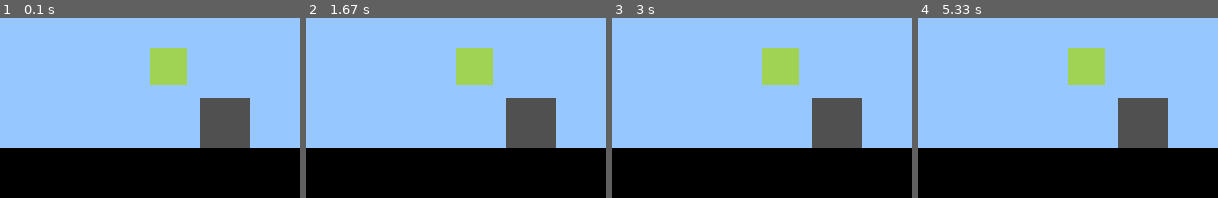
Above: before the commit, frames 1-4 (left to right).
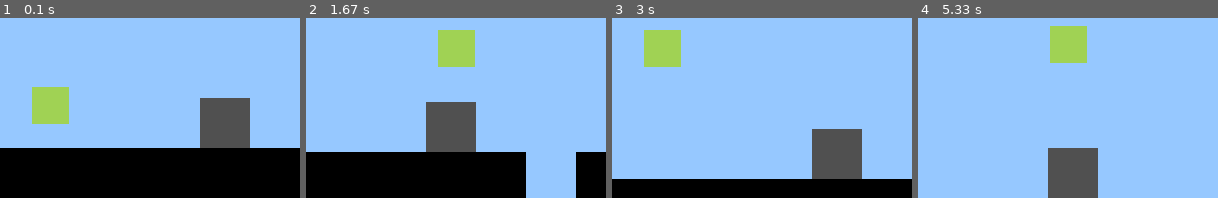
Above: after the commit, the same moments.

Repository: Death-by-pip/Simple-Pygame-Game
Game: pygame game, started from main.py
Same seed, same stepped clock (60 frames per second), same inputs: the game is played once before the commit and once after it.
Inputs:
- Up to frame 1 (0.1 s): no input
- Up to frame 2 (1.67 s): hold Right 0.33-0.8 s; hold Up 0.83-1.13 s; hold Right 1.17-1.63 s
- Up to frame 3 (3 s): hold Left 1.67-2.2 s; hold Left 2.23-2.63 s; hold Up from 2.67 s (still down)
- Up to frame 4 (5.33 s): release Up at 3.03 s; hold Right 3.07-3.7 s; hold Left 3.73-4.2 s; hold Right 4.23-4.7 s; hold Up 4.73-5.03 s; hold Right from 5.07 s (still down)

The runs differ from the first frame. In frame 1, 5.1% of the frame differs, in the area x 10-63%, y 16-59%; in frame 2, 19%; in frame 3, 25%; in frame 4, 36%, in the area x 0-100%, y 4-100%.

Commit message:
finished project

Diff:
--- a/levels/intro.txt
+++ b/levels/intro.txt
@@ -4,12 +4,12 @@
 [                                           /||              /|\    ]
 [                               /|||\      /|||     ##      /|||\   ]
 [ $  ~           &          & & ||:||     /||:|   &         ||@||   ]
-[###### ######  ######  # ###########################    ###########]
+[###### ######  ######  #  ##########################    ###########]
 zzz
-[                ####           #       ]
-[                    ~          #       ]
-[                   ###     ~  ~#       ]
-[            ###    ~      ######       ]
-[        ~         ##                   ]
-[ $     ####                         ~ >]
-[###                        ###    #####]
+[                    ####           #       ]
+[                        ~          #       ]
+[                       ###     ~  ~#       ]
+[                ###    ~      ######       ]
+[            ~         ##                   ]
+[ $         ####              #          ~ >]
+[#######                          ##   #####]
--- a/main.py
+++ b/main.py
@@ -5,7 +5,7 @@
 
 display_size = 6
 block_size = 50
-tick = 1
+tick = 20
 
 pygame.init()
 clock = pygame.time.Clock()
@@ -51,13 +51,14 @@
         self.deltay = 0
         self.x = 0
         self.y = 0
+        self.dead = False
 
     # def redefine_player(self,x,y):
     #     self.image = pygame.Surface((self.size*2, self.size*2), pygame.SRCALPHA)
     #     pygame.draw.rect(self.image, (160, 210, 80, 250), pygame.rect.Rect(0,0,self.size*2,self.size*2))
     #     self.rect = self.image.get_rect(center = (0,0))
 
-    def move(self, map_, moves, xspeed=2, jumpspeed=3, acceleration=-1.8, maxspeed=5):  # moves = [left, right, up]
+    def move(self, map_, moves, xspeed=4, jumpspeed=-10, acceleration=1, maxspeed=10):  # moves = [left, right, up]
         # keys = pygame.key.get_pressed()
         # print("")
         multiplier = block_size/tick
@@ -69,7 +70,7 @@
             self.deltax -= xspeed*multiplier
         if moves[2]:
             jump = True
-        self.y-=1
+        self.y+=1
         if "#" in self.get_collided(map_):
             if jump:
                 self.deltay = jumpspeed*multiplier
@@ -77,13 +78,13 @@
                 self.deltay = 0
         else:
             self.deltay += acceleration*multiplier
-        self.y+=1
-        if self.deltay>maxspeed*block_size:
-            self.deltay = maxspeed*block_size
-        elif self.deltay < -maxspeed*block_size:
-            self.deltay = -maxspeed*block_size
-        deltax = self.deltax
-        deltay = self.deltay
+        self.y-=1
+        if self.deltay>maxspeed*multiplier:
+            self.deltay = maxspeed*multiplier
+        elif self.deltay < -maxspeed*multiplier:
+            self.deltay = -maxspeed*multiplier
+        deltax = round(self.deltax)
+        deltay = round(self.deltay)
         while (deltax!=0 or deltay!=0):
             if deltax<0:
                 self.x -= 1
@@ -95,7 +96,7 @@
                 elif deltax>0:
                     self.x -= 1
                 deltax = 0
-            if deltax<0:
+            elif deltax<0:
                 deltax += 1
             elif deltax>0:
                 deltax -= 1
@@ -110,7 +111,7 @@
                 elif deltay>0:
                     self.y -= 1
                 deltay = 0
-            if deltay<0:
+            elif deltay<0:
                 deltay += 1
             elif deltay>0:
                 deltay -= 1
@@ -122,8 +123,12 @@
     def get_collided(self, map_):
         self.rect.center = (self.x, self.y)
         collided = []
-        y = [(self.rect.top)//block_size, self.y//block_size, (self.rect.bottom-1)//block_size]
-        x = [(self.rect.left)//block_size, self.x//block_size, (self.rect.right-1)//block_size]
+        y = [(self.rect.top)//block_size, self.rect.centery//block_size, (self.rect.bottom-1)//block_size]
+        x = [(self.rect.left)//block_size, self.rect.centerx//block_size, (self.rect.right-1)//block_size]
+        # lvl = [i for i in map_]
+        # lvl[y[1]] = lvl[y[1]][:x[1]]+"$"+lvl[y[1]][x[1]+1:]
+        # print("\n".join(lvl))
+        # print(x, y)
         if x[2]==x[1]:
             x.pop(2)
             # print("left")
@@ -144,15 +149,28 @@
         #     collide2 = "down"
         # if len(y)==1:
         #     collide2 = ""
+        # print(x, y)
+        global playing
         if y[-1]>len(map_):
             print("Player has died.")
+            # global playing
+            self.dead = True
             return ["X"]
         for x_ in x:
             for y_ in y:
                 try:
                     collided.append(map_[y_][x_])
                 except:
-                    collided.append("#")
+                    collided.append("X")
+        if "@" in collided:
+            global advance
+            advance = True
+        if ">" in collided:
+            global win
+            # global playing
+            playing = False
+            win = True
+        print(collided)
         return collided
 
     def update(self):
@@ -161,26 +179,32 @@
         if enable_display_window:
             window.fill((0,0,0,255))
             # print(self.x, self.y)
-            window_rect.center = (self.x, screen.get_width()-self.y)
+            window_rect.center = (self.x, self.y)
             # print(window_rect.center)
             # # print(window_rect.centerx)
             # print(window_rect.width/2)
-            print(screen.get_width())
-            if self.x < window_rect.width/2:
-                print("left")
+            # print(screen.get_width())
+            height = 0
+            width = 0
+            if self.x < window_rect.width//2:
+                # print("left")
+                width = window_rect.width//2 - window_rect.centerx
                 window_rect.centerx = window_rect.width/2
-            elif (self.x+window_rect.width/2)>screen.get_width():
-                print("right")
+            elif (self.x+window_rect.width//2)>screen.get_width():
+                # print("right")
+                width = window_rect.width//2 - window_rect.centerx
                 window_rect.centerx = screen.get_width()-window_rect.width/2
-            if screen.get_width()-self.y < window_rect.height/2:
-                print("up")
+            if self.y < window_rect.height//2:
+                # print("up")
+                height = window_rect.height//2 - window_rect.centery
                 window_rect.centery = window_rect.height/2
-            elif (screen.get_width()-self.y+window_rect.height/2)>screen.get_height():
-                print("down")
+            elif (self.y+window_rect.height//2)>screen.get_height():
+                # print("down")
+                height = window_rect.height//2 - window_rect.centery + block_size
                 window_rect.centery = screen.get_height()-window_rect.height/2
-            print(window_rect.center)
+            # print(window_rect.center)
             window.blit(screen.subsurface(window_rect).copy(), (0, 0))
-            window.blit(self.image, (window_rect.width/2, window_rect.height/2))
+            window.blit(self.image, (window_rect.width//2-width-self.size//2, window_rect.height//2-height-self.size//2))
 
 def clamp(value, min, max):
     if value<min:
@@ -205,7 +229,7 @@
     lvl1 = lvl[:lvl.index("zzz")]
     lvl2 = lvl[lvl.index("zzz")+1:]
     if sleep:
-        lvl = [(lvl1[i].replace("$"," ").replace("@",":").replace(">"," ")+lvl2[i]).replace("[","").replace("]","") for i in range(len(lvl1))]
+        lvl = [(lvl1[i].replace("$"," ").replace("@",":").replace(">"," ").replace("[","").replace("]","")+lvl2[i]).replace("[","").replace("]","") for i in range(len(lvl1))]
     else:
         lvl = [row.replace("[","").replace("]","") for row in lvl1]
     for n, row in enumerate(lvl):
@@ -246,16 +270,27 @@
     if enable_display_window:
         window_rect.center = (player.x+block_size, player.y-block_size)
         window.blit(screen, (0,0), window_rect)
+    print("\n".join(lvl))
     return lvl
 
 stages = ["intro"]
 player = Player()
+advance = False
 
 # while True:
+win = False
 loaded_stage = load_level(stages[0])
 playing = True
 moves = [False, False, False]
+current = (stages[0], False)
 while playing:
+    if advance:
+        current = (stages[0], True)
+        loaded_stage = load_level(stages[0], True)
+        advance = False
+    if player.dead:
+        player.dead = False
+        loaded_stage = load_level(current[0], current[1])
     # keys = pygame.key.get_pressed()
     # if keys[pygame.K_ESCAPE]:
         # pygame.quit()
@@ -340,4 +375,20 @@
     pygame.display.flip()
 
     clock.tick(tick)
+if win:
+    window.fill((0,0,0,255))
+    pygame.font.init()
+    font = pygame.font.SysFont('Courier New', 30)
+    text_surface = font.render('YOU WIN', False, (0, 255, 0, 255))
+    window.blit(text_surface, (window_rect.width//2, window_rect.height//2))
+    pygame.display.flip()
+    while not playing:
+        for event in pygame.event.get():
+            if event.type==pygame.QUIT:
+                # pygame.quit()
+                playing = True
+            if event.type==pygame.KEYDOWN:
+                if event.key==pygame.K_ESCAPE:
+                    # pygame.quit()
+                    playing = True
 pygame.quit()
